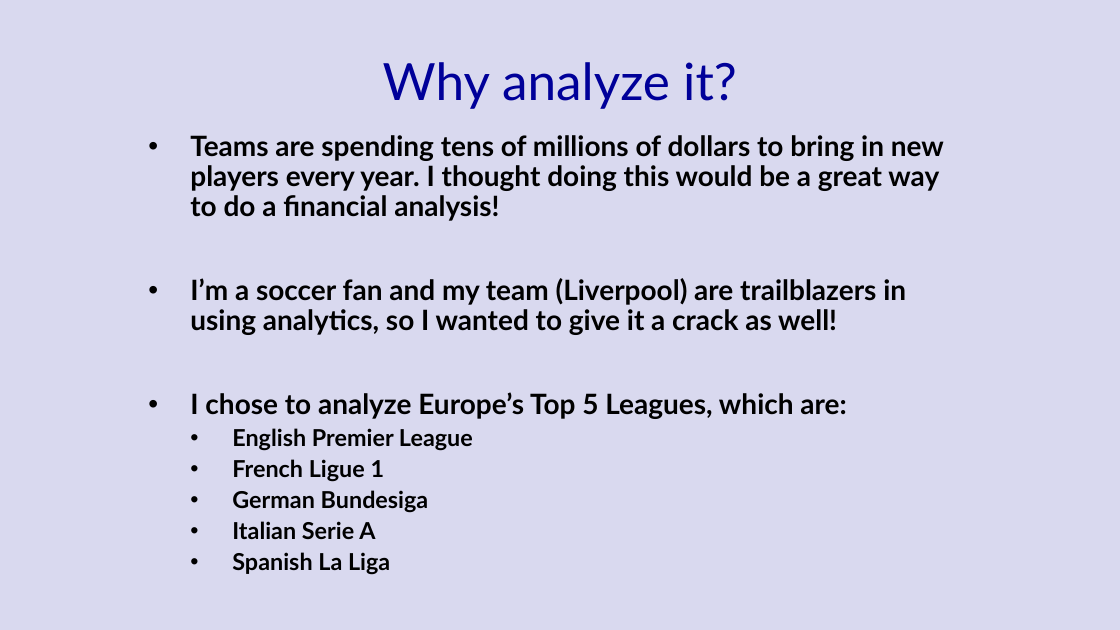
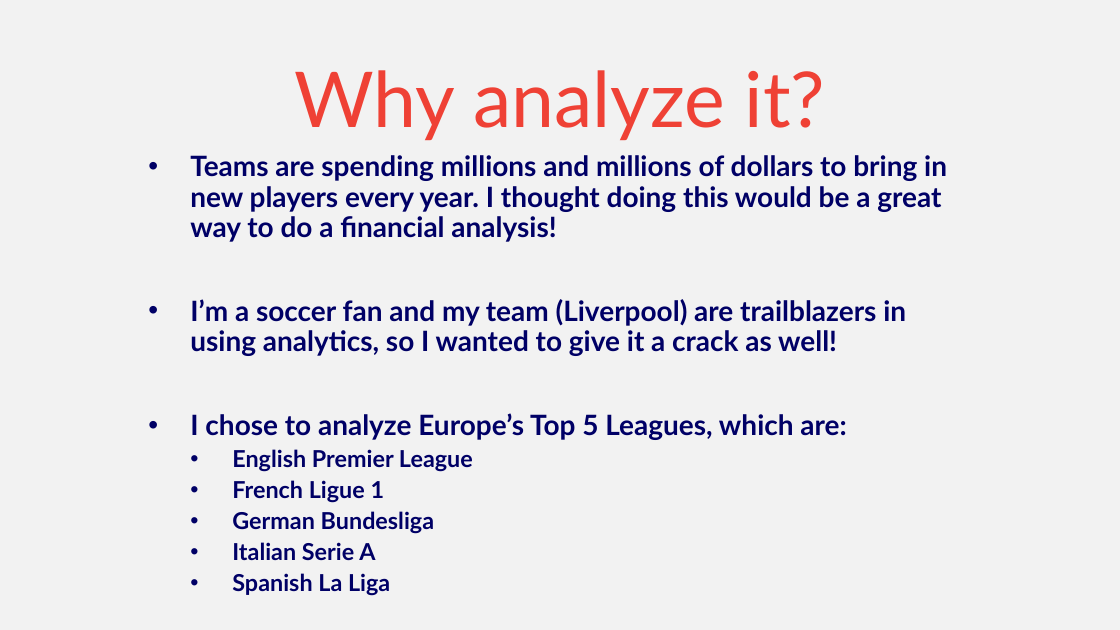
Before and after one commit to samlawson1/european-soccer-transfer-market, a slide deck: slide 3 of Transfer-Market-PowerPoint.pptx. Drawn at 1120x630 pixels with LibreOffice and Linux fonts; fonts in the diff are those of the drawing. Boxes give left, top, right and bottom in pixels: in the first picture for what was removed or moved away, otherwise in the second. Text is boxed around its words. In the diff, an @@ line names an element or a change of style, - is before the commit and + after.

```diff
--- a/Transfer-Market-PowerPoint.pptx
+++ b/Transfer-Market-PowerPoint.pptx
@@ background #000099 at 15% opacity to #F2F2F2 @@
@@ title "Why analyze it?": place and size @@
-title "Why analyze it?" at (383, 62, 737, 109)
+title "Why analyze it?" at (294, 70, 825, 140)
@@ title "Why analyze it?" at (294, 70, 825, 140): size 44 to 66 pt, text colour #000099 to #EF4135, letter outline none to #0055A4 0.75 pt @@
@@ subtitle "Teams are spending millions and ...": place and size @@
-subtitle "Teams are spending millions and ..." at (190, 135, 944, 575)
+subtitle "Teams are spending millions and ..." at (190, 155, 947, 596)
@@ subtitle at (190, 155, 947, 242): text changed; text colour #000000 to #000066 @@
-• Teams are spending tens of millions of dollars to bring in new players every year. I thought doing this would be a great way to do a financial analysis!
+• Teams are spending millions and millions of dollars to bring in new players every year. I thought doing this would be a great way to do a financial analysis!
@@ subtitle at (190, 299, 906, 596): text colour #000000 to #000066, letter outline none to #EF4135 0 pt in "I’m a soccer fan and my team ...", "I chose to analyze Europe’s Top 5 ...", "English Premier League", "French Ligue 1" and 2 more places @@
@@ subtitle at (232, 511, 434, 534): text changed; text colour #000000 to #000066 @@
-  • German Bundesiga
+  • German Bundesliga
```
Also in this commit, not shown: 4 other slides changed.
